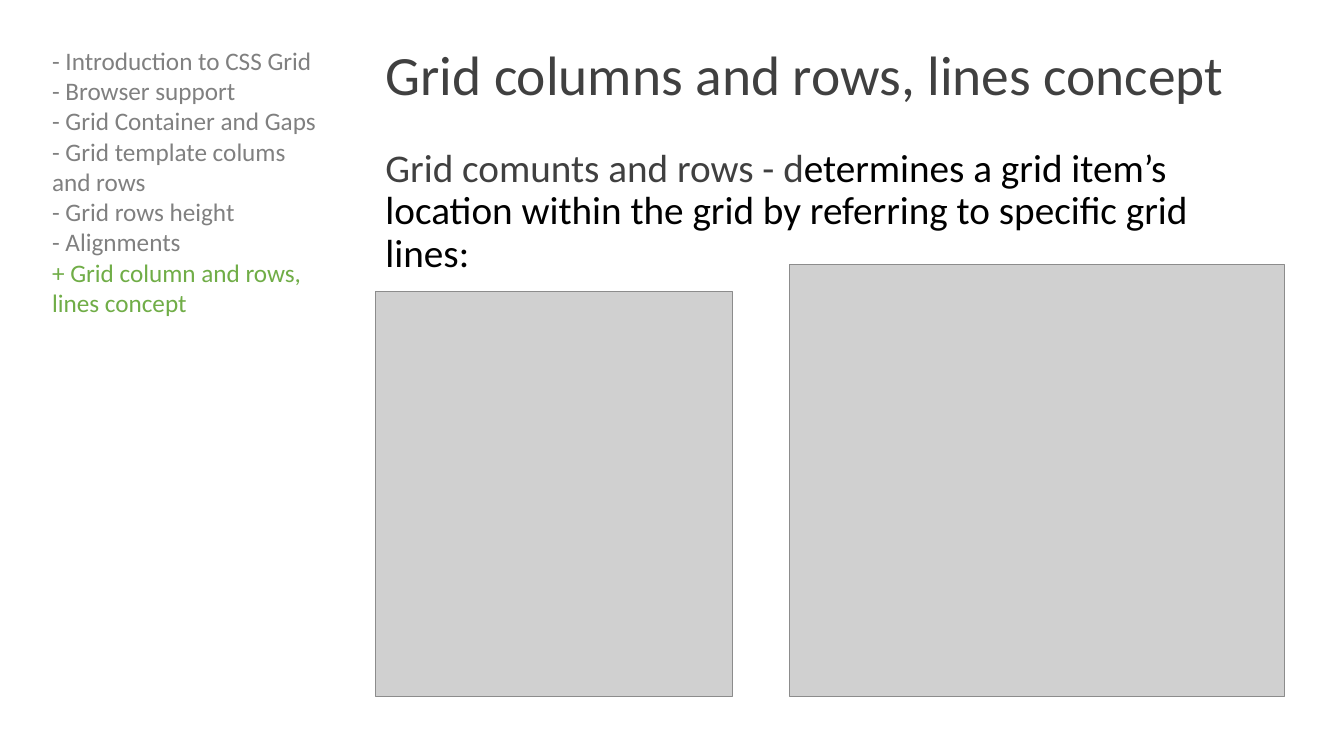
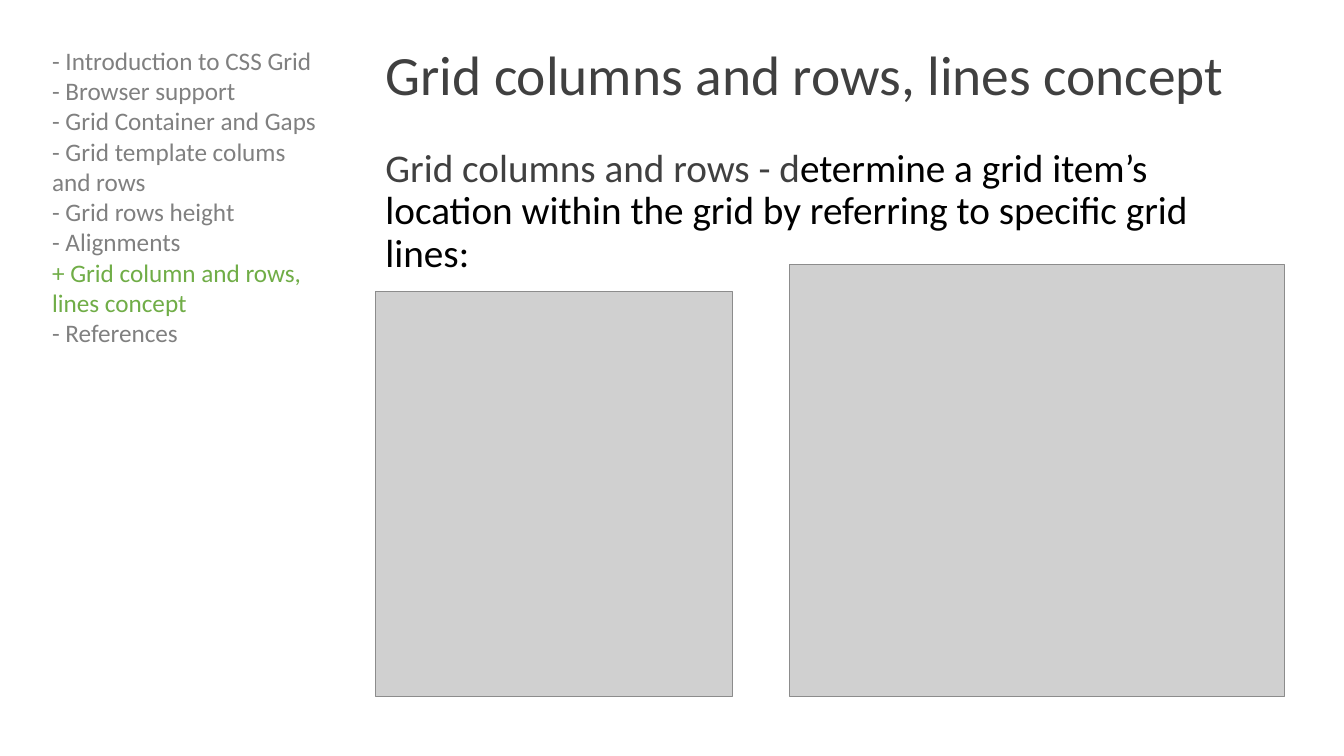
Before and after one commit to TheHelmsman/css-grid-layout, a slide deck: slide 10 of presentation/CSS_Grid_Layouts.pptx. Drawn at 1344x756 pixels with LibreOffice and Linux fonts; fonts in the diff are those of the drawing; grey boxes stand for pictures. Boxes give left, top, right and bottom in pixels: in the first picture for what was removed or moved away, otherwise in the second. Text is boxed around its words. In the diff, an @@ line names an element or a change of style, - is before the commit and + after.

Commit message:
Presentation update

```diff
--- a/presentation/CSS_Grid_Layouts.pptx
+++ b/presentation/CSS_Grid_Layouts.pptx
@@ text at [385, 154, 1188, 268]: text changed @@
-Grid comunts and rows - determines a grid item’s location within the grid by referring to specific grid lines:
+Grid columns and rows - determine a grid item’s location within the grid by referring to specific grid lines:
@@ text at [65, 325, 177, 342]: paragraph added @@
+- References
```
Also in this commit, not shown: 8 other slides changed, 1 slide added.
